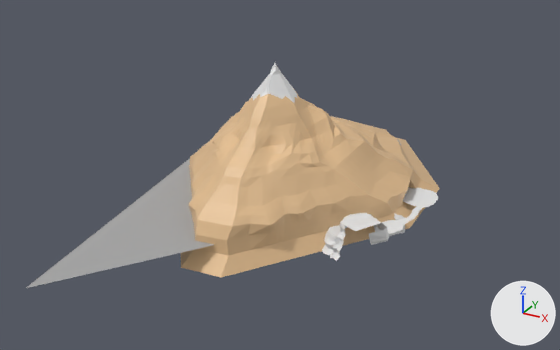
The Blender file TresFabulasGeniales/Assets/Modelos/Entorno/segundaHistoria/escena2/montaña 1.blend as it was, and as the next commit left it.
Camera for both pictures: a 50 mm camera at (565.0, -1012.0, 334.0) aimed at (29.0, -38.0, -153.0). Arrows for +X, +Y and +Z are at lower right; the lights stay in place.
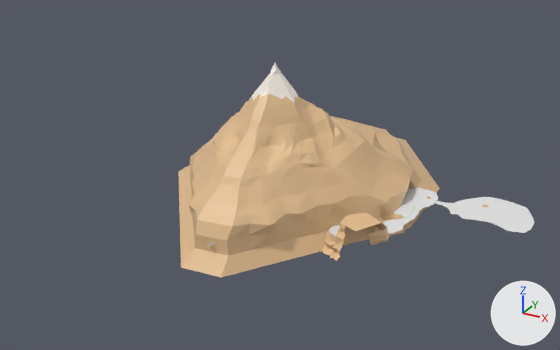
The change, as a diff of the scene's bpy script:
```diff
--- a/TresFabulasGeniales/Assets/Modelos/Entorno/segundaHistoria/escena2/montaña 1.blend.py
+++ b/TresFabulasGeniales/Assets/Modelos/Entorno/segundaHistoria/escena2/montaña 1.blend.py
@@ mat_material_008 @@
+mat_material_008 = principled_material('Material.008')
+mat_material_008.base_color = (1.0, 0.917, 0.832)  # white #fff5eb
@@ me_cylinder @@
-me_cylinder.from_pydata(...)  # 1404 vertices, 1253 faces; spans x -240.0..238.0, y -406.0..416.0, z -252.0..16.0
+me_cylinder.from_pydata(...)  # 4619 vertices, 4241 faces; spans x -232.0..394.0, y -208.0..416.0, z -252.0..16.0
+# me_cylinder part 1: 18 vertices moved from x 126.0..195.0, y -76.0..14.0, z -226.0..-204.0 to x 126.0..195.0, y -76.0..16.0, z -229.0..-204.0; 23 vertices removed from x 128.0..216.0, y -77.0..69.0, z -226.0..-208.0; 3244 vertices added at x 36.0..394.0, y -79.0..170.0, z -239.0..-43.0
+# me_cylinder part 2: 6 vertices removed from x -240.0..-53.0, y -406.0..296.0, z -212.0
+# me_cylinder part 3: 42 faces spanning x -42.0..38.0, y -36.0..53.0, z -52.0..16.0 switch from mat_material (white #e7e7e7) to mat_material_008 (white #fff5eb)
+# me_cylinder part 4: 118 faces spanning x 121.0..219.0, y -96.0..11.0, z -243.0..-187.0 switch from mat_material_002 (white #e7e7e7) to mat_material_007 (beige #e7c192)
+# me_cylinder part 5: the surface is now shaded smooth
 me_cylinder.materials.append(mat_material_004)
+me_cylinder.materials.append(mat_material_003)  # brown #a56b48
+me_cylinder.materials.append(mat_material_005)  # beige #e7d0ae
+me_cylinder.materials.append(mat_material_006)  # green #79e779
+me_cylinder.materials.append(mat_material_009)  # brown #997e5f
+me_cylinder.materials.append(mat_material_010)  # beige #e7bf94
+me_cylinder.materials.append(mat_material_012)  # brown #997e5f
+me_cylinder.materials.append(mat_material_011)  # beige #e7bf94
+me_cylinder.materials.append(mat_material_014)  # brown #997e5f
+me_cylinder.materials.append(mat_material_013)  # beige #e7bf94
+me_cylinder.materials.append(mat_material_016)  # brown #997e5f
+me_cylinder.materials.append(mat_material_015)  # beige #e7bf94
+me_cylinder.materials.append(mat_material_018)  # brown #997e5f
+me_cylinder.materials.append(mat_material_017)  # beige #e7bf94
+me_cylinder.materials.append(mat_material_020)  # brown #997e5f
+me_cylinder.materials.append(mat_material_019)  # beige #e7bf94
+me_cylinder.materials.append(mat_material_022)  # brown #997e5f
+me_cylinder.materials.append(mat_material_021)  # beige #e7bf94
+me_cylinder.materials.append(mat_material_024)  # brown #997e5f
+me_cylinder.materials.append(mat_material_023)  # beige #e7bf94
+me_cylinder.materials.append(mat_material_026)  # brown #997e5f
+me_cylinder.materials.append(mat_material_025)  # beige #e7bf94
+me_cylinder.materials.append(mat_material_028)  # brown #997e5f
+me_cylinder.materials.append(mat_material_027)  # beige #e7bf94
+me_cylinder.materials.append(mat_material_030)  # brown #997e5f
+me_cylinder.materials.append(mat_material_029)  # beige #e7bf94
+me_cylinder.materials.append(mat_material_032)  # brown #997e5f
+me_cylinder.materials.append(mat_material_031)  # beige #e7bf94
+me_cylinder.materials.append(mat_material_034)  # brown #997e5f
+me_cylinder.materials.append(mat_material_033)  # beige #e7bf94
```

Location of each change, [x1, y1, x2, y2] in pixels of the pictures (560 x 350 px):
'Cylinder', reshaped (14% narrower): before [26, 63, 440, 288]; after [178, 63, 534, 277]
part 1 of me_cylinder, built on: before [325, 208, 418, 245]; after [265, 94, 534, 245]
part 2 of me_cylinder, deleted: before [26, 158, 209, 288]
part 3 of me_cylinder, recoloured: [250, 63, 297, 103] in both
part 4 of me_cylinder, recoloured (white to beige): [322, 213, 389, 261] in both
